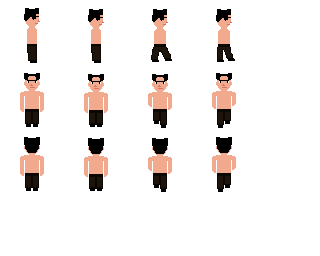
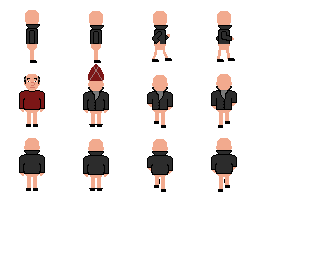
Layered file, before and after one edit (320 × 256). Changes by layer:
showed group "HATS" (5 layers) over [20, 9, 237, 153]
added layer "PRIEST HAT" in group "HATS" over [88, 64, 104, 81]
showed group "TOPS" (12 layers) over [19, 24, 237, 184]
added layer "PRIEST TOP" in group "TOPS" over [19, 24, 237, 184]
added layer "SALT AND PEPPER" in group "HAIR" over [24, 76, 40, 84]
hid "BLACK HAIR KIM" over [24, 8, 232, 154]
added layer "FACE 8" in group "FACE" over [27, 78, 37, 86]
hid "FACE 3" over [27, 16, 232, 89]
hid "3PIECE PANTS" over [25, 44, 233, 189]
hid "BROWN PANTS" over [25, 44, 231, 189]
added group "SKIN" with 4 layers over [20, 10, 236, 189]
renamed "ALL" to "PEACH", moved it into group "SKIN" over [20, 10, 236, 189]
